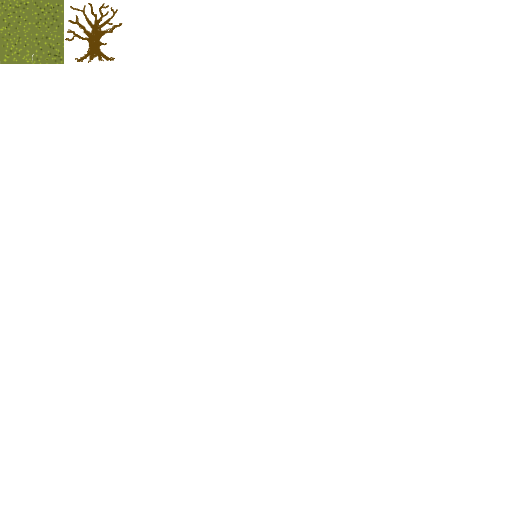
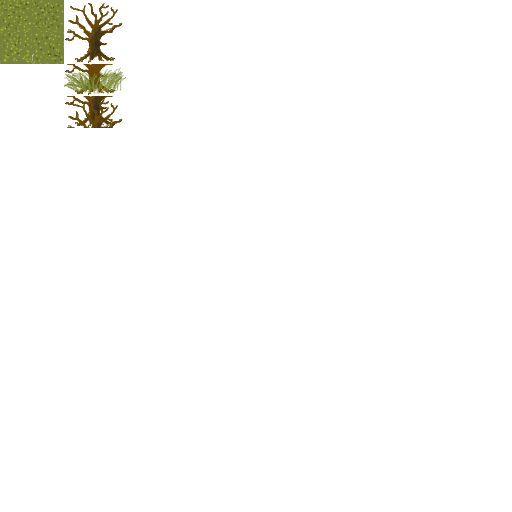
Revision of a layered w=512, h=512 image; what changed, layer by layer:
added layer "Baumganzschatten.png copy" above "Baumganzschatten.png" over left=65, top=96, right=123, bottom=128
renamed "Baumreun.png" to "Baumganzschatten.png", painted on it over left=83, top=20, right=115, bottom=61
removed layer "Baumreob.png" over left=96, top=21, right=115, bottom=32
removed layer "Baumliun.png" over left=83, top=32, right=96, bottom=61
removed layer "Baumliob.png" over left=89, top=20, right=96, bottom=32
added layer "baumplusbuschliun.png" over left=64, top=64, right=126, bottom=96
